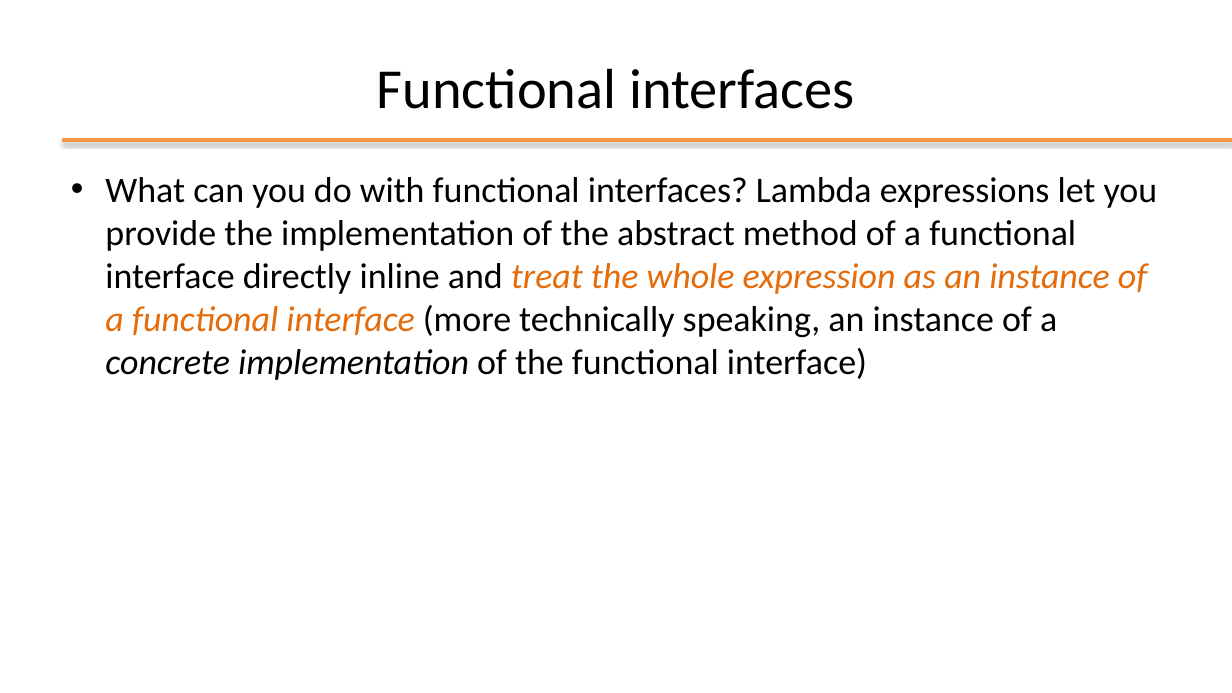
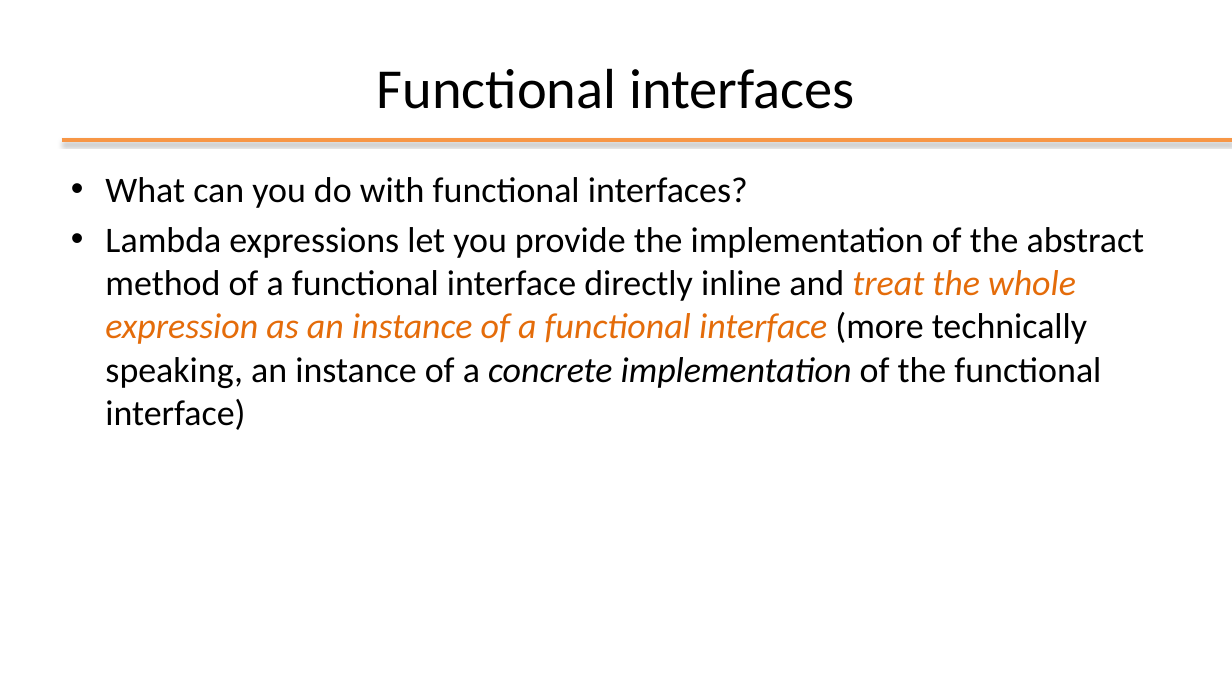
Before and after one commit to plctechnician/ooprogramming, a slide deck: slide 21 of java/slides/ppt/06 - Java Functional Interfaces.pptx (slide 22 before the commit). Drawn at 1232x693 pixels with LibreOffice and Linux fonts; fonts in the diff are those of the drawing; background and template pictures are left out. Boxes give left, top, right and bottom in pixels: in the first picture for what was removed or moved away, otherwise in the second. Text is boxed around its words. In the diff, an @@ line names an element or a change of style, - is before the commit and + after.

```diff
--- a/java/slides/ppt/06 - Java Functional Interfaces.pptx
+++ b/java/slides/ppt/06 - Java Functional Interfaces.pptx
@@ text at (x1=105, y1=177, x2=1145, y2=430): text changed @@
-• What can you do with functional interfaces? Lambda expressions let you provide the implementation of the abstract method of a functional interface directly inline and treat the whole expression as an instance of a functional interface (more technically speaking, an instance of a concrete implementation of the functional interface)
+• What can you do with functional interfaces?
+• Lambda expressions let you provide the implementation of the abstract method of a functional interface directly inline and treat the whole expression as an instance of a functional interface (more technically speaking, an instance of a concrete implementation of the functional interface)
```
Also in this commit, not shown: 13 other slides changed, 3 slides removed, 2 other files.
